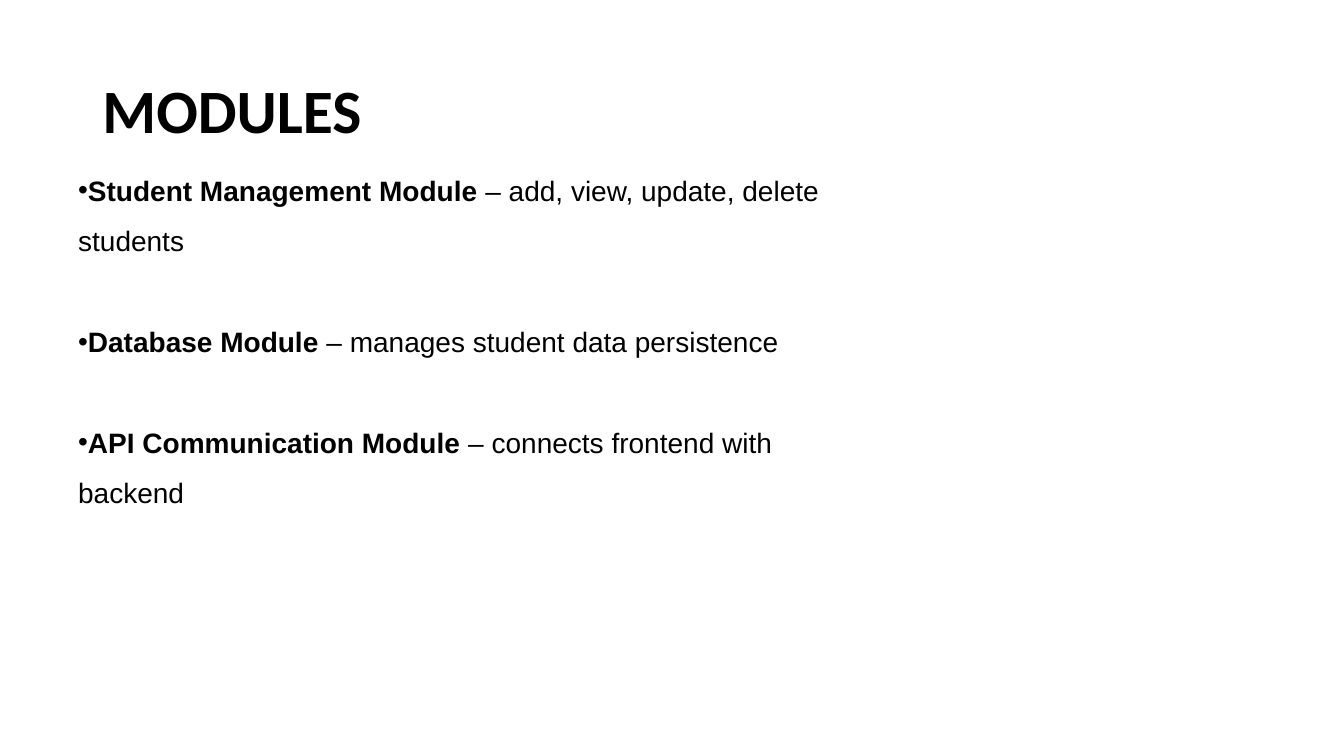
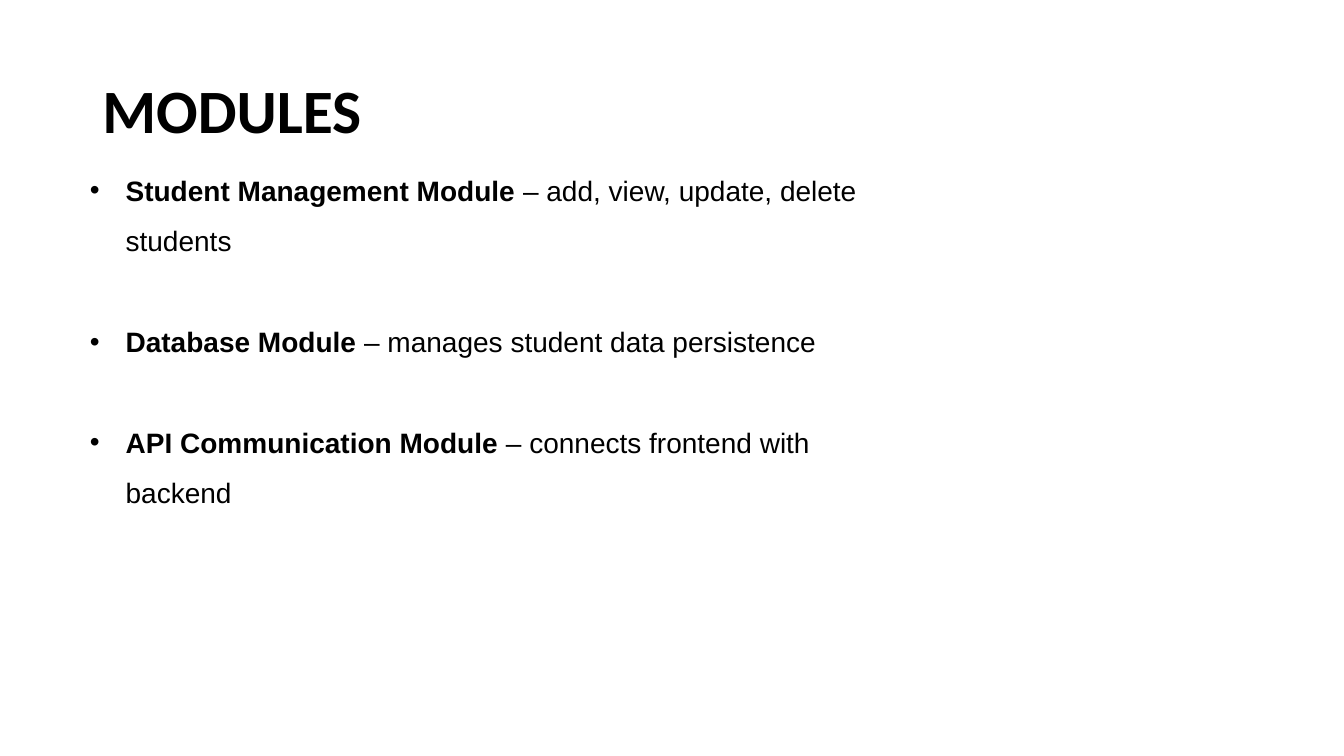
Before and after one commit to HydraHari/Student-manager-system, a slide deck: slide 9 of HARIHARAN.pptx. Drawn at 1344x756 pixels with LibreOffice and Linux fonts; fonts in the diff are those of the drawing. Boxes give left, top, right and bottom in pixels: in the first picture for what was removed or moved away, otherwise in the second. Text is boxed around its words. In the diff, an @@ line names an element or a change of style, - is before the commit and + after.

```diff
--- a/HARIHARAN.pptx
+++ b/HARIHARAN.pptx
@@ text "Student Management Module – add, ..." rewrapped from (78,180,818,504) to (126,180,856,504) @@
```
Also in this commit, not shown: 3 other slides changed.
